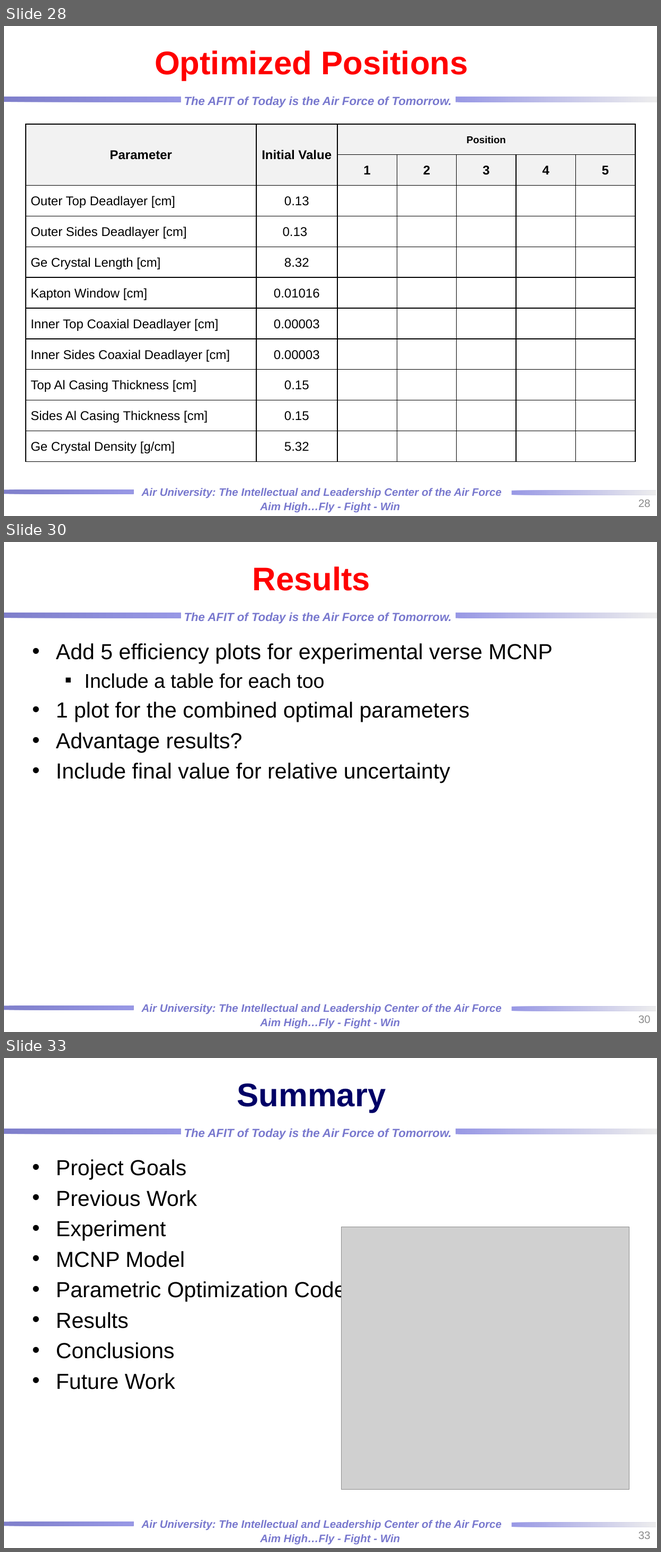
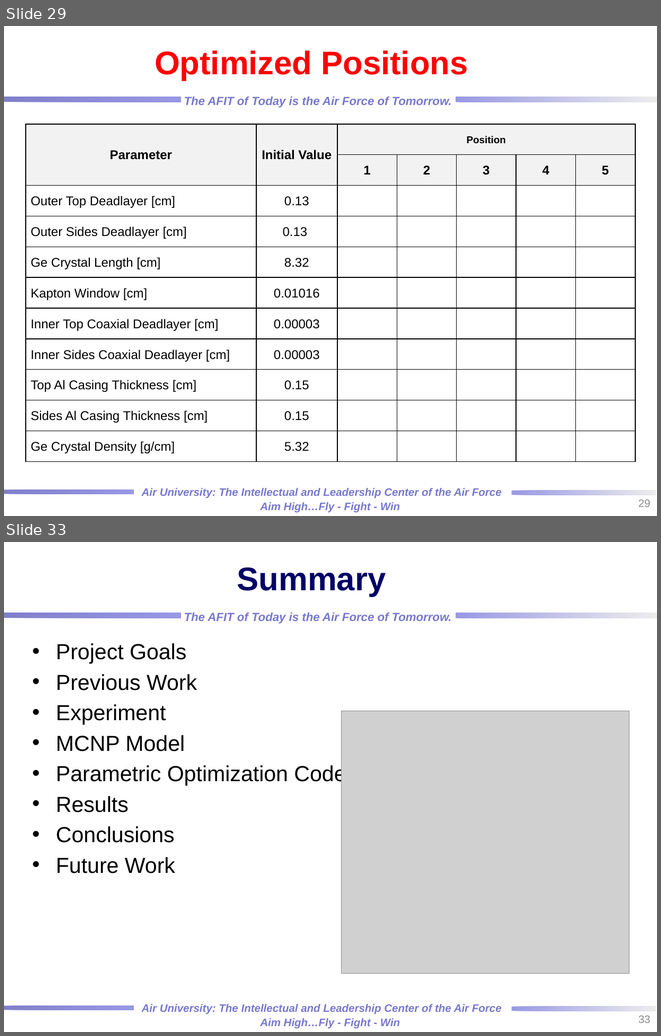
Before and after one commit to rtorzilli/GeDetector-Project, a slide deck: Report/HPGe_Automation Optimization_MCNP_Model.pptx. Shown one above the other, each under a label of ours: slides 28, 30 and 33 before the commit, slides 29 and 33 after it; the slides between them are not shown. The pictures are 661x1552 and 661x1036 pixels, drawn with LibreOffice and Linux fonts; fonts in the diff are those of the drawing; grey boxes stand for pictures; background and template pictures are left out. Boxes give left, top, right and bottom in pixels: in the first picture for what was removed or moved away, otherwise in the second. Text is boxed around its words. In the diff, an @@ line names an element or a change of style, - is before the commit and + after.

```diff
--- a/Report/HPGe_Automation Optimization_MCNP_Model.pptx
+++ b/Report/HPGe_Automation Optimization_MCNP_Model.pptx
@@ slide 30 removed at [4,542,657,1032], background picture (left out); not listed: 7 template elements that a slide beside it also shows @@
@@ title removed at [253,566,370,591] @@
-Results
@@ text removed at [56,643,553,783] @@
-• Add 5 efficiency plots for experimental verse MCNP
-  ▪ Include a table for each too
-• 1 plot for the combined optimal parameters
-• Advantage results?
-• Include final value for relative uncertainty
@@ page number removed at [638,1015,651,1023] @@
-30
@@ what was slide 28 is now slide 29 @@
@@ page number at [638,499,651,507]: text changed @@
-28
+29
```
Also in this commit, not shown: 16 slides changed, 1 slide added.
